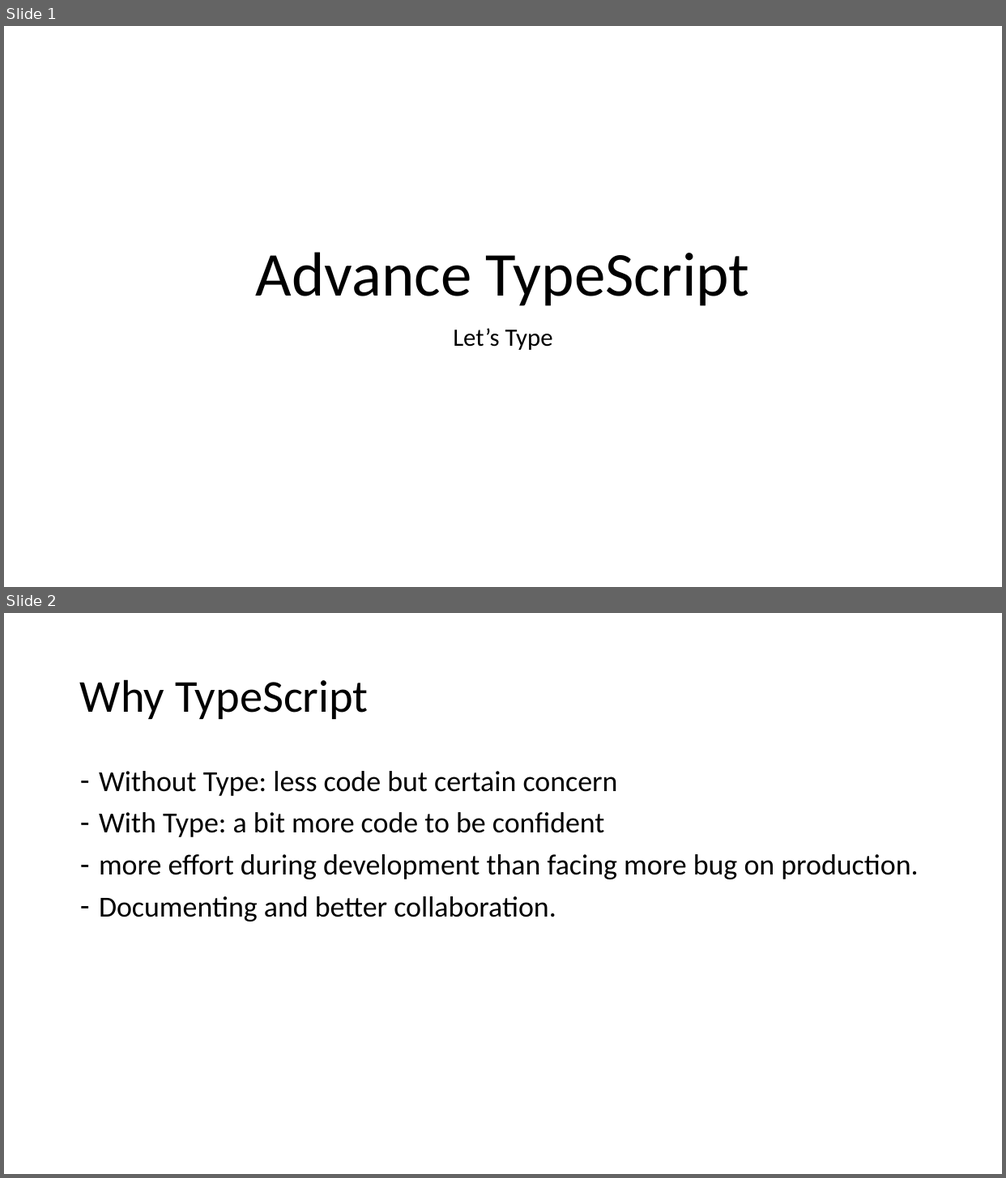
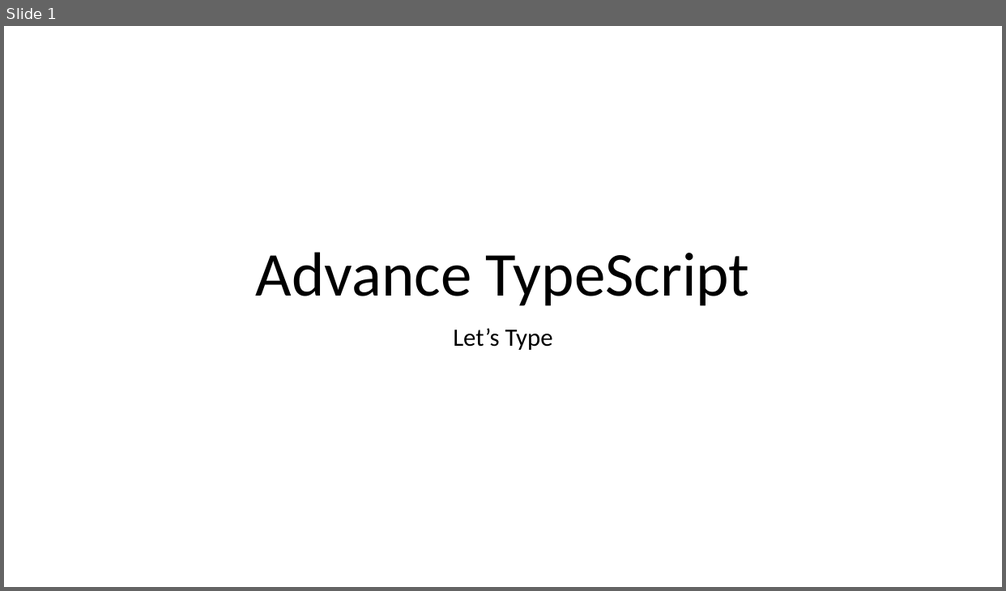
Before and after one commit to MehediKinesso50200/advance-typescript, a slide deck: advance-typescript.pptx. Shown one above the other, each under a label of ours: slides 1 and 2 before the commit, slide 1 after it. The pictures are 1006x1178 and 1006x591 pixels, drawn with LibreOffice and Linux fonts; fonts in the diff are those of the drawing. Boxes give left, top, right and bottom in pixels: in the first picture for what was removed or moved away, otherwise in the second. Text is boxed around its words. In the diff, an @@ line names an element or a change of style, - is before the commit and + after.

```diff
--- a/advance-typescript.pptx
+++ b/advance-typescript.pptx
@@ slide 2 removed at <box>4,613,1002,1174</box>, background #FFFFFF @@
@@ title removed at <box>80,679,368,719</box> @@
-Why TypeScript
@@ text removed at <box>99,771,918,922</box> @@
-– Without Type: less code but certain concern
-– With Type: a bit more code to be confident
-– more effort during development than facing more bug on production.
-– Documenting and better collaboration.
```
Also in this commit, not shown: 1 slide changed, 1 other slide removed, 3 other files.
